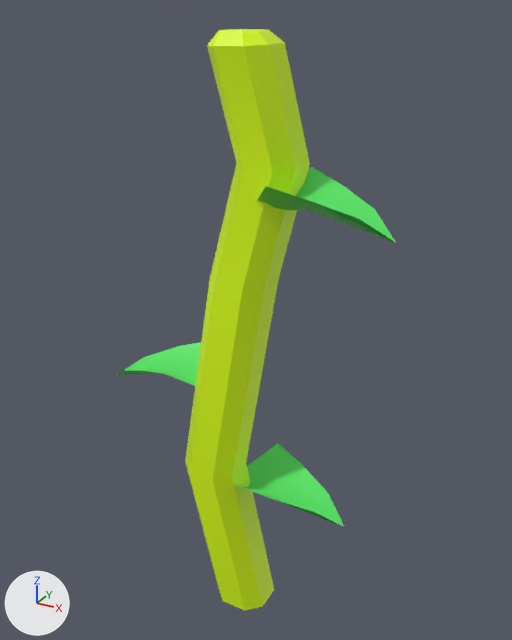
Before and after pictures for a commit that changed the FBX model Botanical Provision Mark-2/Assets/Models/Fruit&Veg/Growing_Corn.fbx.
Before and after are seen from a 50 mm lens placed at (-0.0611, -0.0405, 0.0454), pointed at (-0.0843, 0.0016, 0.0243). Lighting does not change. The marker at lower left points along +X, +Y and +Z. Where no turn or scale is listed for an object, it has been applied to the vertices.
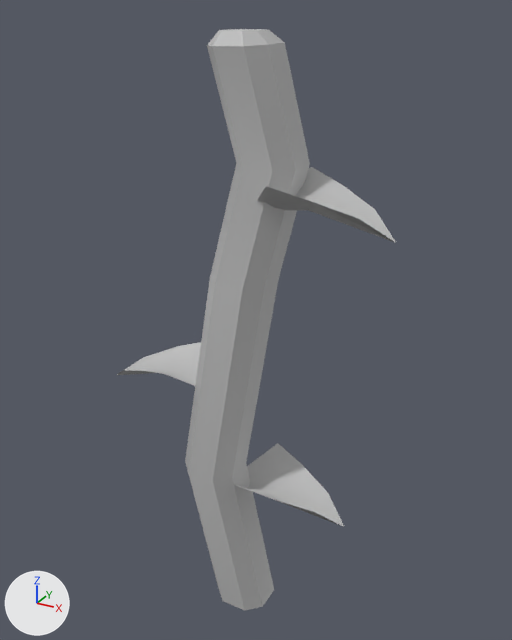
Diff of the bpy script that builds the scene:
```diff
--- a/Botanical Provision Mark-2/Assets/Models/Fruit&Veg/Growing_Corn.fbx.py
+++ b/Botanical Provision Mark-2/Assets/Models/Fruit&Veg/Growing_Corn.fbx.py
@@ mat_lambert11 @@
+mat_lambert11 = principled_material('lambert11')
+mat_lambert11.base_color = (0.5, 0.5, 0.5)  # grey #bcbcbc
@@ me_mesh @@
 me_mesh.from_pydata(...)  # 75 vertices, 53 faces; spans x -0.0115..0.0115, y -0.0032..0.0032, z -0.0222..0.0222
 # used by ob_polysurface26; location = (-0.08513, 0.0, 0.02197)
+# me_mesh part 1: all 12 faces that had it switch from mat_lambert2 (green #54e263) to mat_lambert11 (grey #bcbcbc)
+# me_mesh part 2: all 41 faces that had it switch from mat_lambert9 (green #daff00) to mat_lambert11 (grey #bcbcbc)
```

Boxes (x1, y1, x2, y2) around the edits, measured in the pictures (512 x 640 px):
part 1 of me_mesh, recoloured (green to grey)
    both: (117, 167, 396, 527)
part 2 of me_mesh, recoloured (green to grey)
    both: (185, 29, 310, 610)
